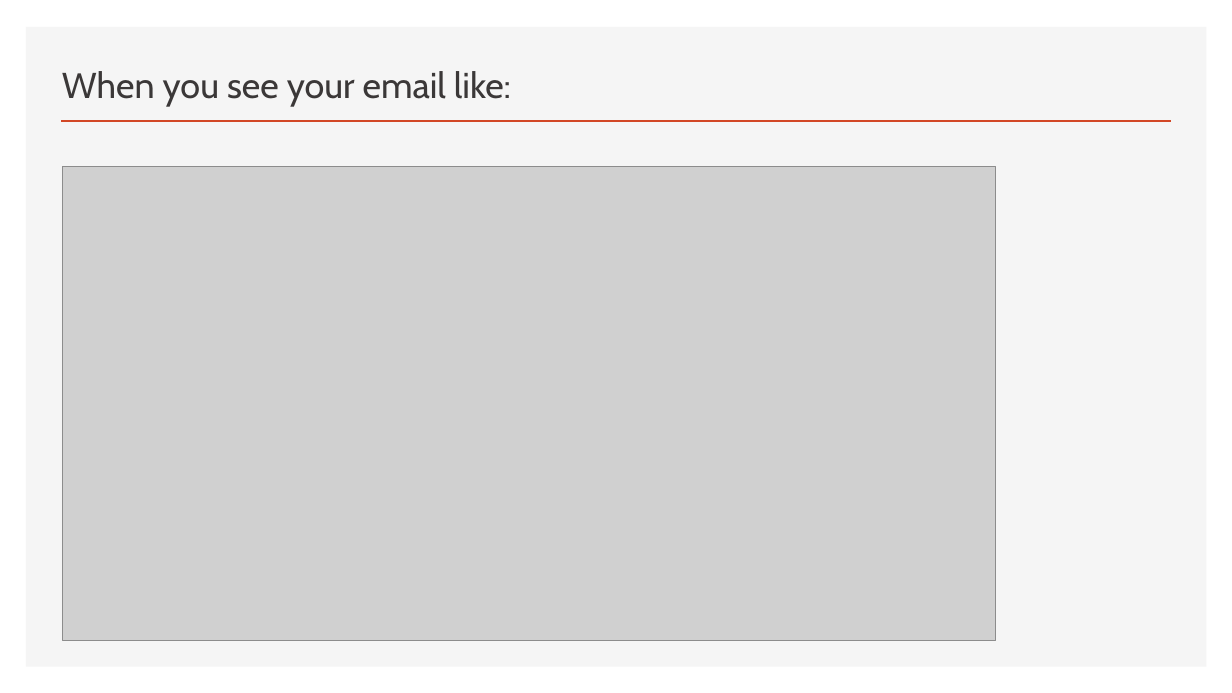
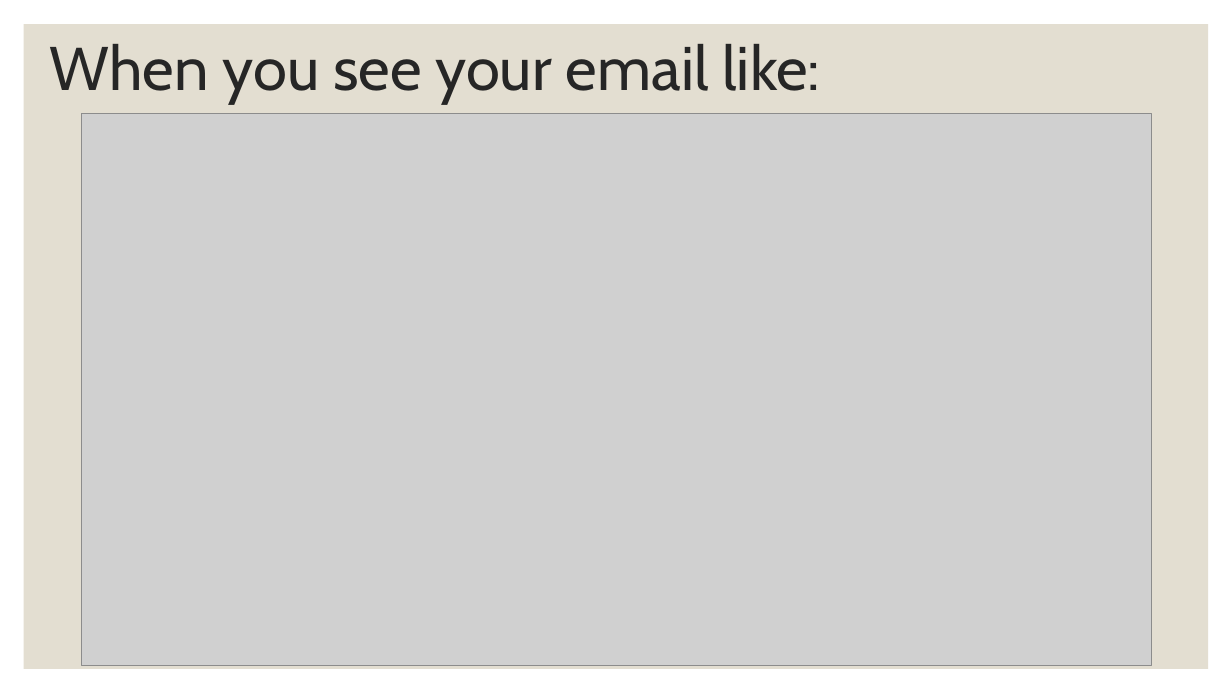
Before and after one commit to DanielPratama18/DevelopICTSolutionBy18268T22023, a slide deck: slide 10 of download/18268 Develop ICT Solution Task 1.pptx (slide 2 before the commit). Drawn at 1232x693 pixels with LibreOffice and Linux fonts; fonts in the diff are those of the drawing; grey boxes stand for pictures. Boxes give left, top, right and bottom in pixels: in the first picture for what was removed or moved away, otherwise in the second. Text is boxed around its words. In the diff, an @@ line names an element or a change of style, - is before the commit and + after.

```diff
--- a/download/18268 Develop ICT Solution Task 1.pptx
+++ b/download/18268 Develop ICT Solution Task 1.pptx
@@ rectangle at (x1=24, y1=24, x2=1209, y2=669): fill #F5F5F5 to #E3DED1 @@
@@ title "When you see your email ..." moved from (x1=62, y1=71, x2=511, y2=106) to (x1=50, y1=44, x2=820, y2=104) @@
@@ title "When you see your email ..." at (x1=50, y1=44, x2=820, y2=104): size 28 to 48 pt, text colour #3B3838 to #262626; line spacing 1 to 0.9; vertical alignment bottom to middle @@
@@ picture resized from (x1=63, y1=166, x2=996, y2=641) to (x1=81, y1=114, x2=1153, y2=666) @@
@@ line removed from (61, 121) to (1171, 121) @@
```
Also in this commit, not shown: 1 other slide changed, 8 slides added, 7 slides removed.
